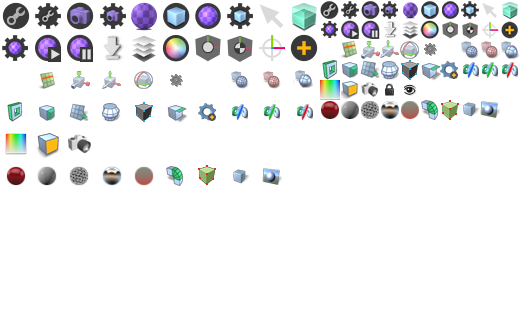
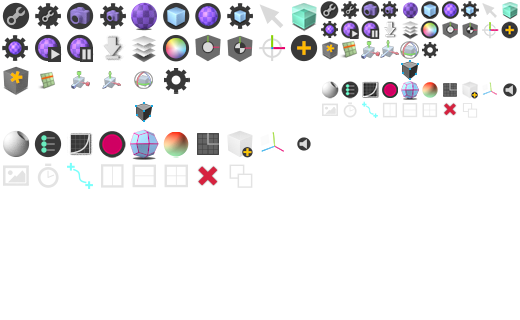
Before/after of a 520 x 320 layered artwork. What changed in the layer stack:
removed layer "Layer 34" over [6, 134, 26, 154]
removed layer "Layer 38" over [36, 133, 62, 159]
added layer "iconBuilder_ModesViewProps_32 (1)" above "Layer 44" over [164, 68, 190, 94]
removed layer "Layer 39" over [67, 134, 91, 155]
added layer "iconBuilder_XYZWidget_128" above "iconBuilder_itemsMaterialMask_16 copy" over [261, 132, 284, 152]
added layer "Rectangle 2 copy 3" above "Rectangle 2 copy 2" over [229, 164, 253, 188]
added layer "Rectangle 2 copy 2" above "Rectangle 2 copy" over [164, 164, 188, 188]
added layer "Rectangle 2 copy" above "Rectangle 2" over [132, 164, 156, 188]
added layer "Rectangle 2" above "iconBuilder_toolsPaintSnapSpline_32" over [101, 164, 124, 188]
added layer "iconBuilder_toolsPaintSnapSpline_32" above "Ellipse 1" over [67, 162, 93, 189]
added layer "Ellipse 1" above "iconBuilder_ModesGrid_32" over [37, 163, 59, 188]
added layer "iconBuilder_ModesGrid_32" above "iconBuilder_DUI_Add_PrimEmpty_32" over [197, 133, 219, 155]
added layer "iconBuilder_DUI_Add_PrimEmpty_32" above "iconBuilder_Image_64" over [227, 130, 253, 158]
added layer "iconBuilder_Image_64" above "iconBuilder_ModesViewVMap_32" over [3, 165, 29, 186]
added layer "iconBuilder_ModesViewVMap_32" above "iconBuilder_keyDot_64" over [163, 132, 189, 158]
added layer "iconBuilder_keyDot_64" above "iconBuilder_toolsSubSDS_32" over [99, 131, 126, 158]
added layer "iconBuilder_toolsSubSDS_32" above "iconBuilder_ToolsMPresets_32" over [130, 129, 159, 160]
added layer "iconBuilder_ToolsMPresets_32" above "iconBuilder_Shoot_Groups_32" over [3, 130, 30, 158]
added layer "iconBuilder_Shoot_Groups_32" above "iconBuilder_Shoot_Curves_32" over [34, 130, 62, 158]
added layer "iconBuilder_Shoot_Curves_32" above "iconBuilder_SelectAuto_32 copy" over [67, 132, 93, 156]
added layer "iconBuilder_SelectAuto_32" above "iconBuilder_MorphMap_64 copy" over [3, 66, 29, 95]
…and 71 more changes (22 added, 49 removed)
